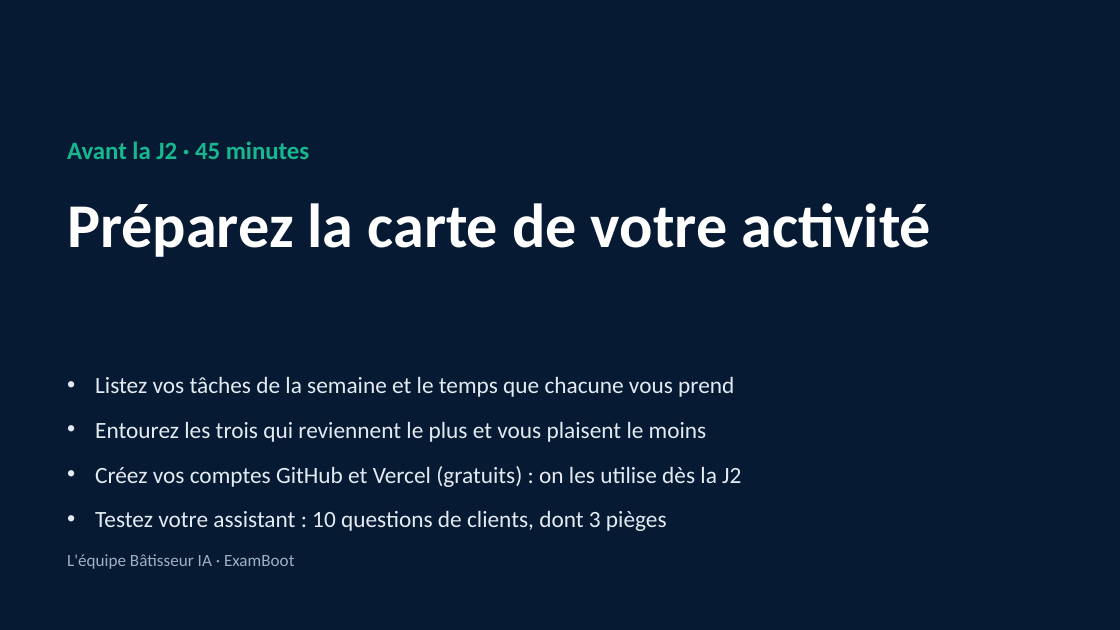
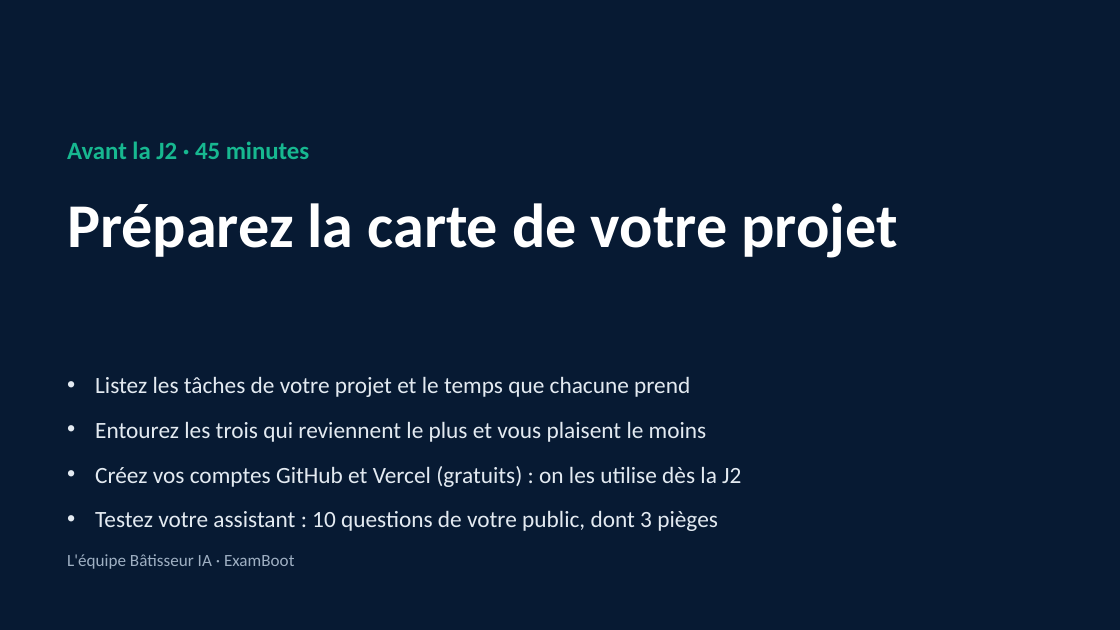
Before and after one commit to benyG/cisspbootcamp, a slide deck: slide 30 of content/library/files/Batisseur-IA-J1.pptx (slide 29 before the commit). Drawn at 1120x630 pixels with LibreOffice and Linux fonts; fonts in the diff are those of the drawing. Boxes give left, top, right and bottom in pixels: in the first picture for what was removed or moved away, otherwise in the second. Text is boxed around its words. In the diff, an @@ line names an element or a change of style, - is before the commit and + after.

```diff
--- a/content/library/files/Batisseur-IA-J1.pptx
+++ b/content/library/files/Batisseur-IA-J1.pptx
@@ title at [67, 203, 897, 258]: text changed @@
-Préparez la carte de votre activité
+Préparez la carte de votre projet
@@ text at [95, 376, 690, 397]: text changed @@
-• Listez vos tâches de la semaine et le temps que chacune vous prend
+• Listez les tâches de votre projet et le temps que chacune prend
@@ text at [95, 510, 718, 531]: text changed @@
-• Testez votre assistant : 10 questions de clients, dont 3 pièges
+• Testez votre assistant : 10 questions de votre public, dont 3 pièges
```
Also in this commit, not shown: 12 other slides changed, 1 slide added, 6 other files.
